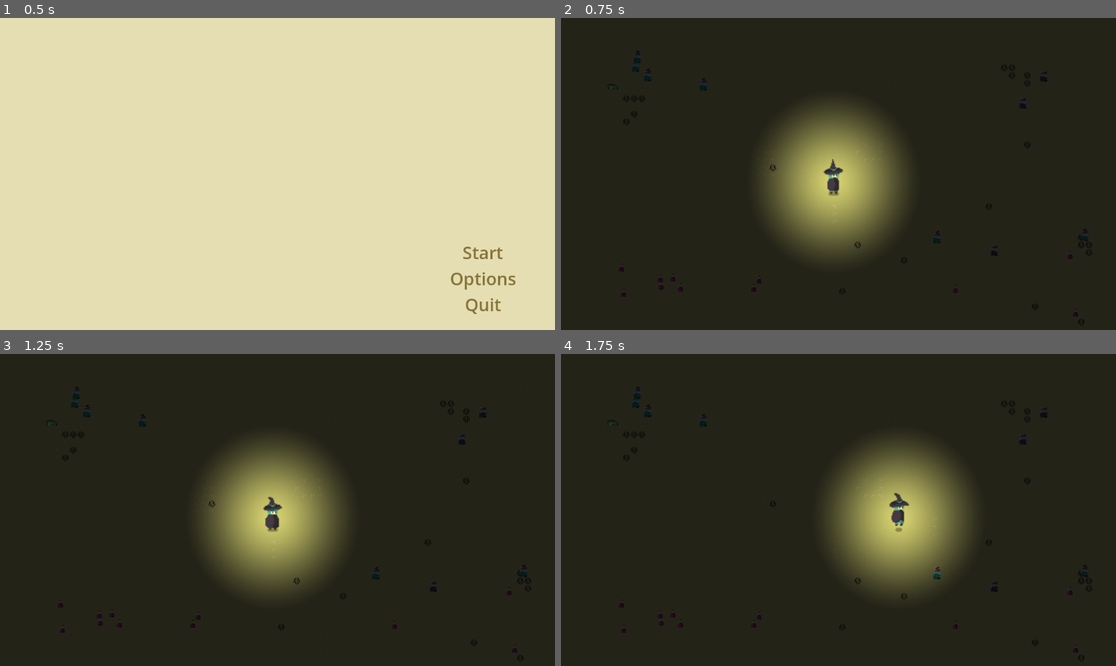
Above: before the commit, frames 1-4 (two rows, left to right).
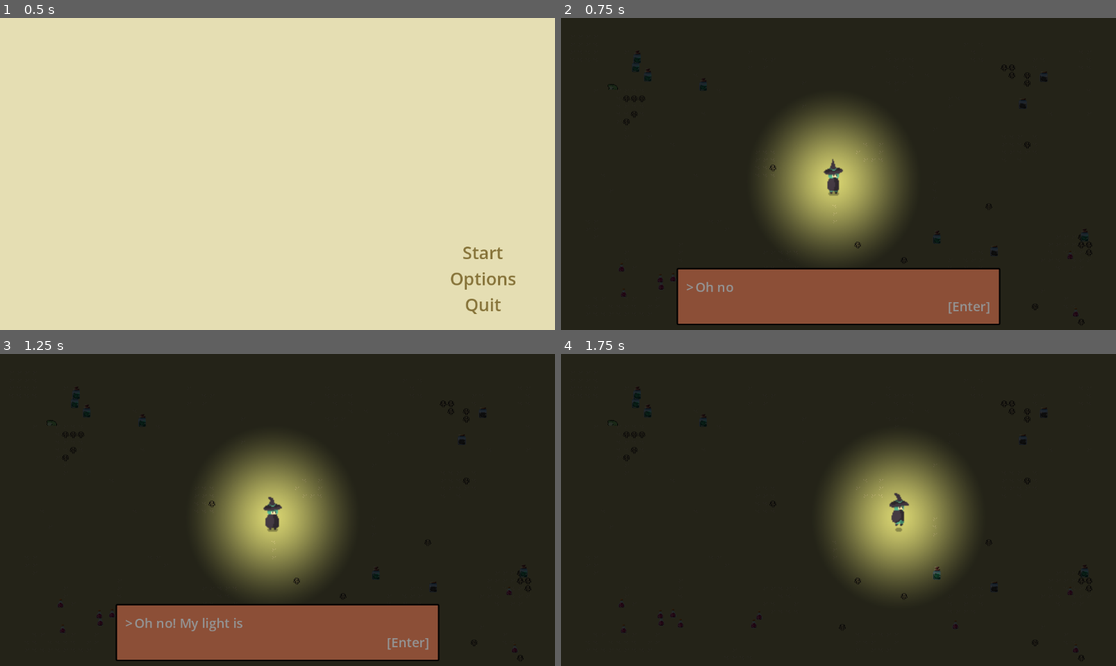
Above: after the commit, the same moments.

Repository: AnthonyDrow21/PSGameJam2024-2
Game: Godot game, scene res://Menus/MainMenu.tscn
The game is run twice, just before and just after one commit, with the same random seed, the same clock (stepped at 60 frames per second) and the same inputs. Sound files missing from this copy of the repository are replaced by a short silence.
Inputs (mouse positions are in pixels of both pictures, inside the frame that each line leads up to):
- Up to frame 1 (0.5 s): no input
- Up to frame 2 (0.75 s): click "Start" at 0.5 s
- Up to frame 3 (1.25 s): no input
- Up to frame 4 (1.75 s): tap Enter (ui_accept) at 1.25, 1.35, 1.52 s; move the mouse to (960, 494) at 1.27 s; hold Right (ui_right) from 1.28 s (still down); click (960, 494) at 1.42 s

Frame 1 is identical in both runs. In frame 2, 10% of the frame differs, in the area x 20-80%, y 80-99%; in frame 3, 10%; in frame 4, nothing differs.

Commit message:
Add initial textbox

Diff:
--- /dev/null
+++ b/Textbox.gd
@@ -0,0 +1,28 @@
+extends CanvasLayer
+
+@onready var textbox_container = $OuterMarginContainer
+@onready var start_symbol = $OuterMarginContainer/Panel/MarginContainer/HBoxContainer/Start
+@onready var end_symbol = $OuterMarginContainer/Panel/MarginContainer/HBoxContainer/End
+@onready var label = $OuterMarginContainer/Panel/MarginContainer/HBoxContainer/Label
+
+func _ready():
+	display_textbox("Oh no! My light is fading!\nHow can I make it last longer?")
+
+func hide_textbox():
+	start_symbol.text = ""
+	end_symbol.text = ""
+	label.text = ""
+	textbox_container.hide()
+
+func display_textbox(new_label):
+	start_symbol.text = ">"
+	end_symbol.text = "[Enter]"
+	label.text = new_label
+	label.visible_ratio = 0
+	var tween = get_tree().create_tween()
+	tween.tween_property(label, "visible_ratio", 1.0, 2.0)
+	textbox_container.show()
+
+func _process(delta):
+	if Input.is_action_just_pressed("ui_accept"):
+		hide_textbox()
--- /dev/null
+++ b/Textbox.tscn
@@ -0,0 +1,83 @@
+[gd_scene load_steps=6 format=3 uid="uid://dndsgtaw3w7s3"]
+
+[ext_resource type="Script" path="res://Textbox.gd" id="1_qq3iq"]
+
+[sub_resource type="StyleBoxFlat" id="StyleBoxFlat_tln1a"]
+bg_color = Color(0.54849, 0.30917, 0.217229, 1)
+border_width_left = 3
+border_width_top = 3
+border_width_right = 3
+border_width_bottom = 3
+border_color = Color(0, 0, 0, 1)
+corner_radius_top_left = 3
+corner_radius_top_right = 3
+corner_radius_bottom_right = 3
+corner_radius_bottom_left = 3
+
+[sub_resource type="SystemFont" id="SystemFont_kt4h2"]
+
+[sub_resource type="Theme" id="Theme_k5xat"]
+Textbox/fonts/GameText = SubResource("SystemFont_kt4h2")
+
+[sub_resource type="SystemFont" id="SystemFont_6jlt6"]
+
+[node name="CanvasLayer" type="CanvasLayer"]
+script = ExtResource("1_qq3iq")
+
+[node name="OuterMarginContainer" type="MarginContainer" parent="."]
+anchors_preset = 12
+anchor_top = 1.0
+anchor_right = 1.0
+anchor_bottom = 1.0
+offset_top = -139.0
+grow_horizontal = 2
+grow_vertical = 0
+theme_override_constants/margin_left = 240
+theme_override_constants/margin_top = 10
+theme_override_constants/margin_right = 240
+theme_override_constants/margin_bottom = 10
+
+[node name="Panel" type="Panel" parent="OuterMarginContainer"]
+layout_mode = 2
+theme_override_styles/panel = SubResource("StyleBoxFlat_tln1a")
+
+[node name="MarginContainer" type="MarginContainer" parent="OuterMarginContainer/Panel"]
+layout_mode = 1
+anchors_preset = -1
+anchor_right = 1.0
+anchor_bottom = 1.0
+offset_top = 1.0
+offset_right = -1.0
+offset_bottom = -1.0
+theme_override_constants/margin_left = 20
+theme_override_constants/margin_top = 20
+theme_override_constants/margin_right = 20
+theme_override_constants/margin_bottom = 20
+
+[node name="HBoxContainer" type="HBoxContainer" parent="OuterMarginContainer/Panel/MarginContainer"]
+layout_mode = 2
+alignment = 1
+
+[node name="Start" type="Label" parent="OuterMarginContainer/Panel/MarginContainer/HBoxContainer"]
+layout_mode = 2
+size_flags_vertical = 0
+theme = SubResource("Theme_k5xat")
+theme_override_colors/font_color = Color(0.580392, 0.580392, 0.580392, 1)
+theme_override_font_sizes/font_size = 27
+text = "
+"
+
+[node name="Label" type="Label" parent="OuterMarginContainer/Panel/MarginContainer/HBoxContainer"]
+layout_mode = 2
+size_flags_horizontal = 3
+size_flags_vertical = 1
+theme_override_colors/font_color = Color(0.580392, 0.580392, 0.580392, 1)
+theme_override_fonts/font = SubResource("SystemFont_6jlt6")
+theme_override_font_sizes/font_size = 27
+
+[node name="End" type="Label" parent="OuterMarginContainer/Panel/MarginContainer/HBoxContainer"]
+layout_mode = 2
+size_flags_horizontal = 8
+size_flags_vertical = 8
+theme_override_colors/font_color = Color(0.580392, 0.580392, 0.580392, 1)
+theme_override_font_sizes/font_size = 27
--- a/World.tscn
+++ b/World.tscn
@@ -1,10 +1,11 @@
-[gd_scene load_steps=6 format=3 uid="uid://uc81tvqarkao"]
+[gd_scene load_steps=7 format=3 uid="uid://uc81tvqarkao"]
 
 [ext_resource type="PackedScene" uid="uid://djq3261fo0ym0" path="res://Player.tscn" id="1_ll608"]
 [ext_resource type="Script" path="res://World.gd" id="1_tvj70"]
 [ext_resource type="PackedScene" uid="uid://cnwhwyqvffjtw" path="res://Maps/Forrest.tscn" id="2_0t12h"]
 [ext_resource type="PackedScene" uid="uid://cd4vunmawu2he" path="res://Frog.tscn" id="3_65jqr"]
 [ext_resource type="PackedScene" uid="uid://te8jlc7c4wpr" path="res://Elements/ItemSpawnZone.tscn" id="5_ukgj6"]
+[ext_resource type="PackedScene" uid="uid://dndsgtaw3w7s3" path="res://Textbox.tscn" id="6_ua606"]
 
 [node name="World" type="Node2D"]
 light_mask = 3
@@ -76,3 +77,5 @@
 maxNumberOfItems = 8
 minNumberOfItems = 3
 itemIds = ["green_potion", "pink_potion", "black_potion"]
+
+[node name="CanvasLayer2" parent="." instance=ExtResource("6_ua606")]
